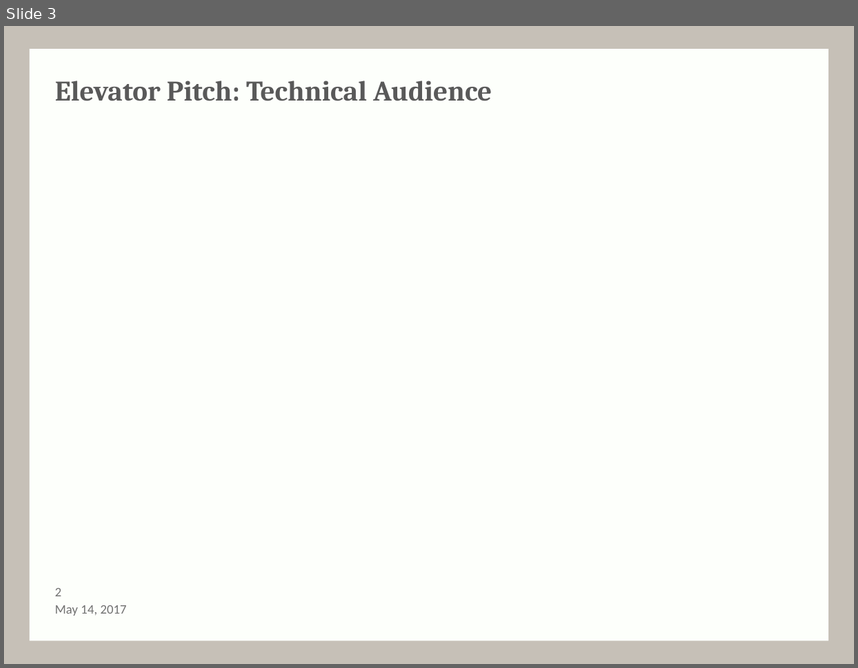
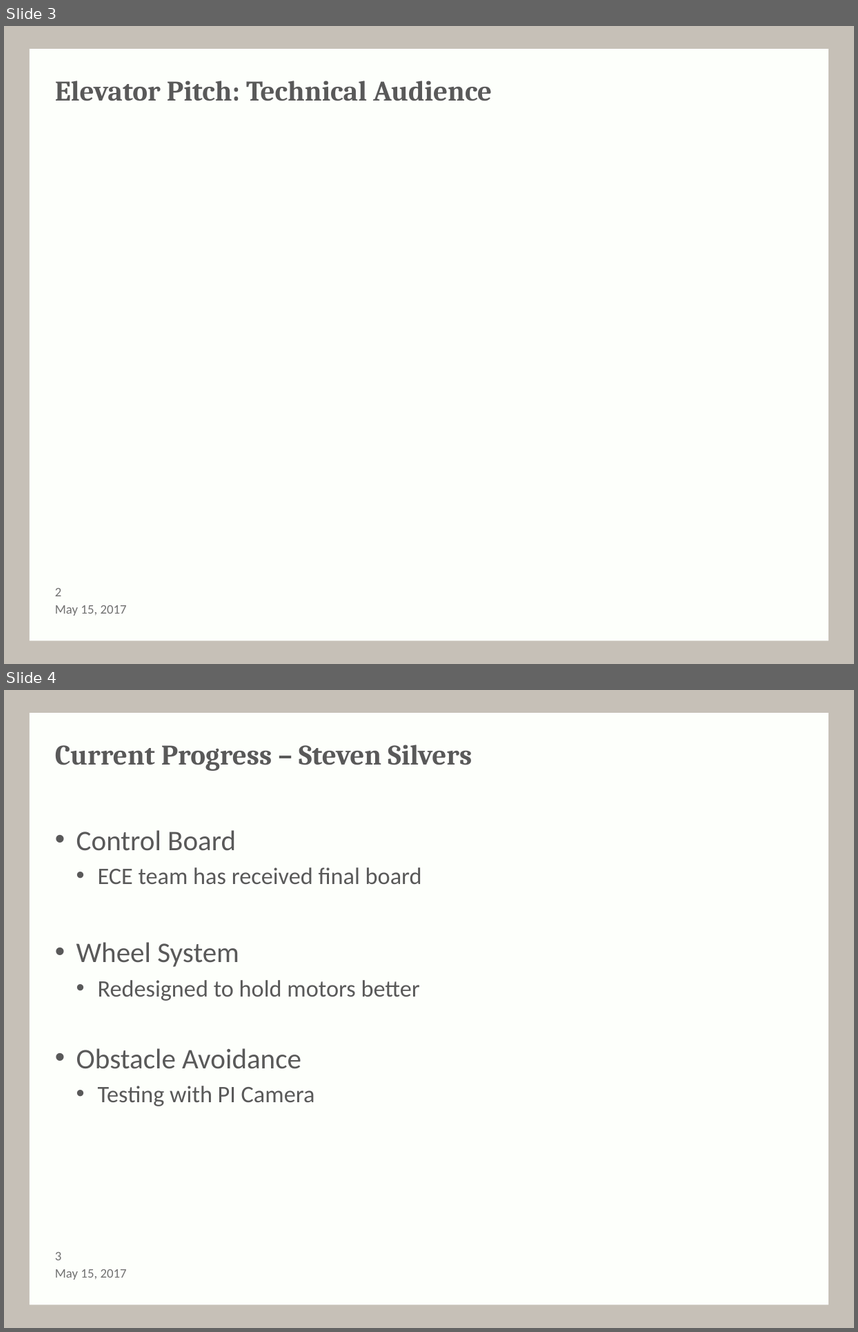
Before and after one commit to ARLISS-oregonstate-1617capstone/ARLISS-Micro-Satellite-Project, a slide deck: Spring Presentation/pmprogress.pptx. Shown one above the other, each under a label of ours: slide 3 before the commit, slides 3 and 4 after it. The pictures are 858x668 and 858x1332 pixels, drawn with LibreOffice and Linux fonts; fonts in the diff are those of the drawing; background and template pictures are left out. Boxes give left, top, right and bottom in pixels: in the first picture for what was removed or moved away, otherwise in the second. Text is boxed around its words. In the diff, an @@ line names an element or a change of style, - is before the commit and + after.

```diff
--- a/Spring Presentation/pmprogress.pptx
+++ b/Spring Presentation/pmprogress.pptx
@@ slide 4 added at [4, 690, 854, 1328], background #C6C0B7; not listed: 1 template element that a slide beside it also shows @@
@@ title added at [55, 745, 472, 771], 24 pt, text #595959, bold @@
+Current Progress – Steven Silvers
@@ text added at [76, 830, 422, 1106], 20 pt, text #595959 @@
+• Control Board
+  • ECE team has received final board
+• Wheel System
+  • Redesigned to hold motors better
+• Obstacle Avoidance
+  • Testing with PI Camera
@@ text added at [55, 1269, 127, 1279], 11 pt, text #717171 @@
+May 15, 2017
@@ page number added at [55, 1252, 62, 1260], 11 pt, text #717171 @@
+3
@@ slide 3 changed as well @@
@@ text at [55, 605, 127, 615]: text changed @@
-May 14, 2017
+May 15, 2017
```
Also in this commit, not shown: 2 other slides changed, 1 other slide added, 2 other files.
